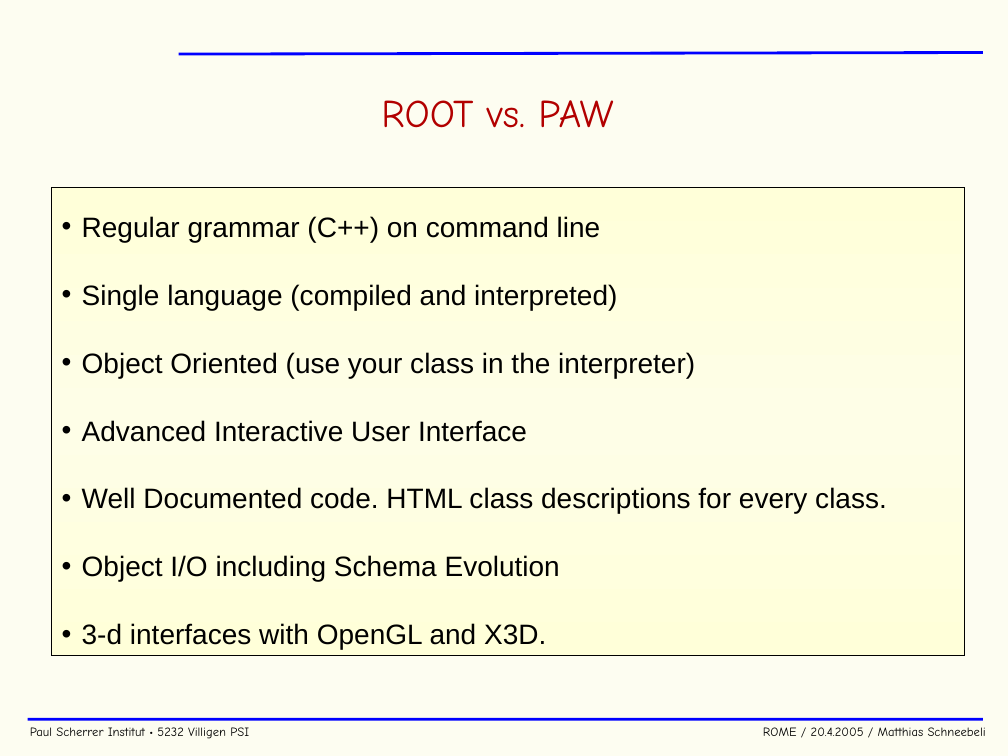
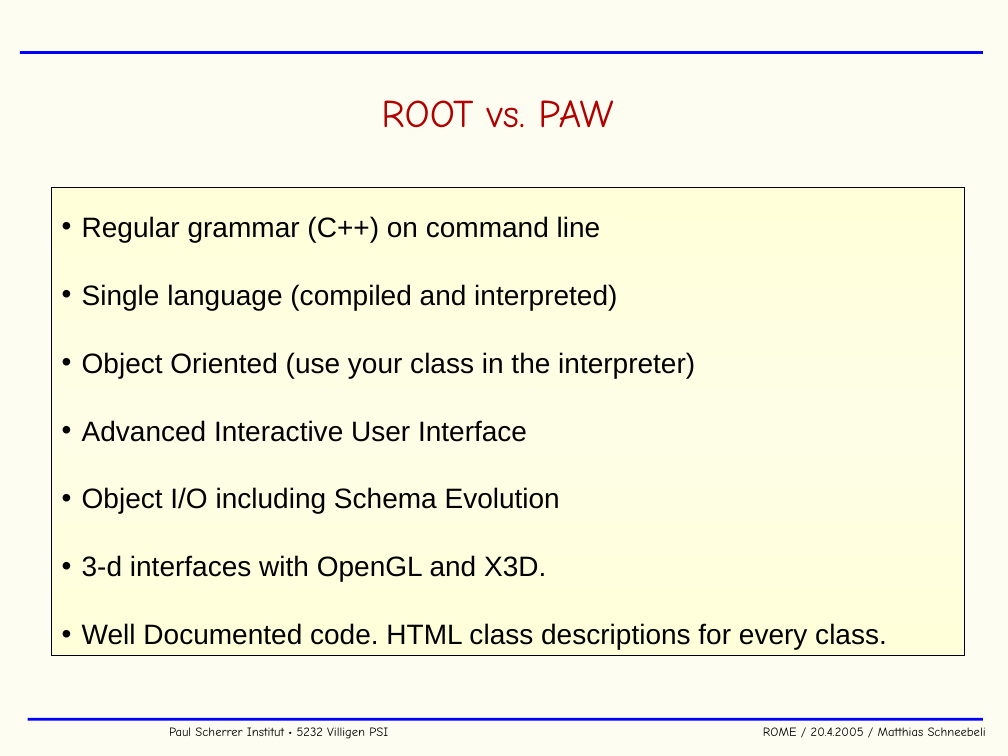
Before and after one commit to cjpl/rome, a slide deck: slide 7 of documentation/ROME.ppt. Drawn at 1008x756 pixels with LibreOffice and Linux fonts; fonts in the diff are those of the drawing; background and template pictures are left out. Boxes give left, top, right and bottom in pixels: in the first picture for what was removed or moved away, otherwise in the second. Text is boxed around its words. In the diff, an @@ line names an element or a change of style, - is before the commit and + after.

```diff
--- a/documentation/ROME.ppt
+++ b/documentation/ROME.ppt
@@ line moved from (178, 54) - (983, 52) to (20, 52) - (983, 52) @@
@@ text in rectangle at box(82, 487, 887, 514): paragraph removed @@
-• Well Documented code. HTML class descriptions for every class.
@@ text in rectangle at box(82, 623, 887, 649): paragraph added @@
+• Well Documented code. HTML class descriptions for every class.
@@ text "Paul Scherrer Institut • 5232 ..." rewrapped from box(30, 727, 986, 739) to box(169, 727, 986, 739) @@
```
Also in this commit, not shown: 54 other slides changed, 1 slide added, 6 other files.
